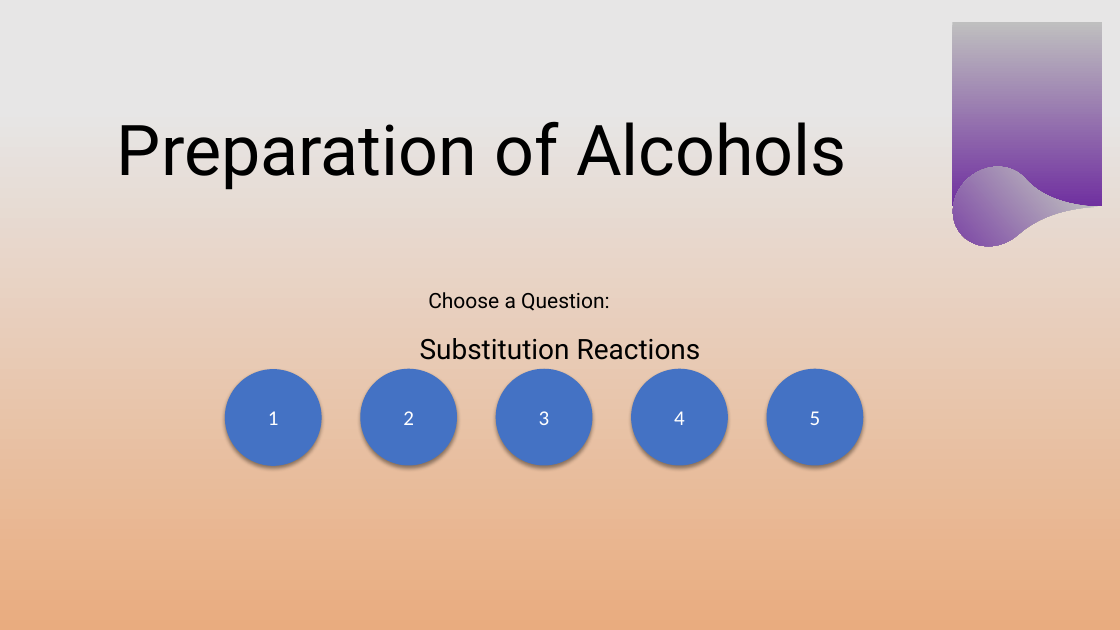
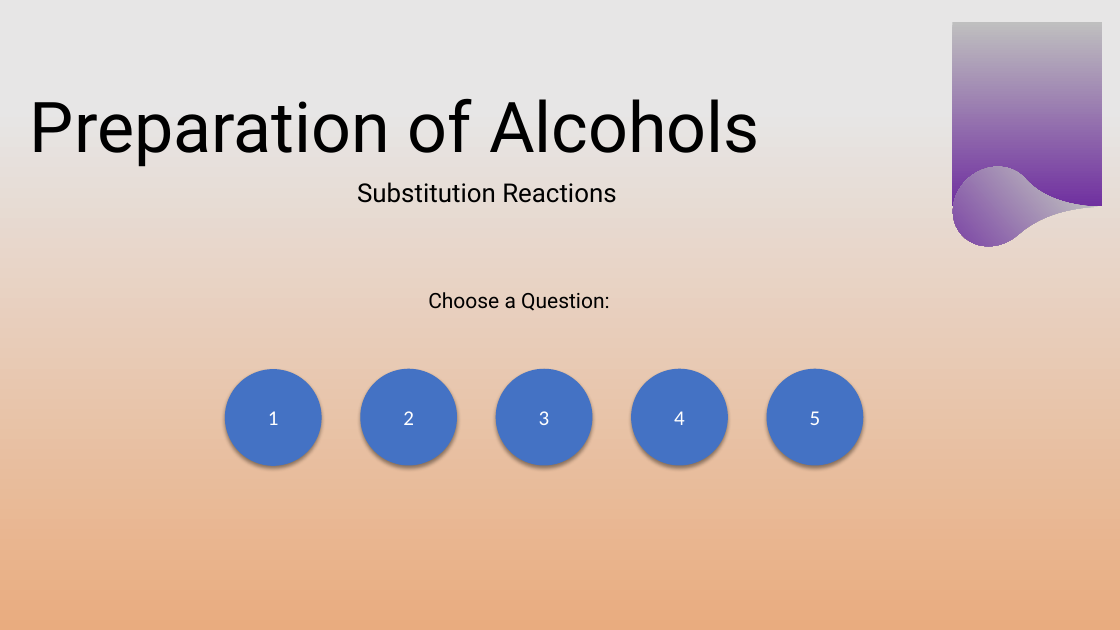
Before and after one commit to chemykill/alcoholproblems, a slide deck: slide 1 of alcoholquestions.pptx. Drawn at 1120x630 pixels with LibreOffice and Linux fonts; fonts in the diff are those of the drawing; background and template pictures are left out. Boxes give left, top, right and bottom in pixels: in the first picture for what was removed or moved away, otherwise in the second. Text is boxed around its words. In the diff, an @@ line names an element or a change of style, - is before the commit and + after.

```diff
--- a/alcoholquestions.pptx
+++ b/alcoholquestions.pptx
@@ title "Preparation of Alcohols": place and size @@
-title "Preparation of Alcohols" at (117, 121, 847, 190)
+title "Preparation of Alcohols" at (30, 98, 760, 167)
@@ subtitle "Substitution Reactions": place and size @@
-subtitle "Substitution Reactions" at (420, 338, 701, 360)
+subtitle "Substitution Reactions" at (357, 182, 616, 203)
@@ subtitle "Substitution Reactions" at (357, 182, 616, 203): size 24 to 22.2 pt; line spacing 0.9 to 0.7 @@
```
Also in this commit, not shown: 1 slide removed.
